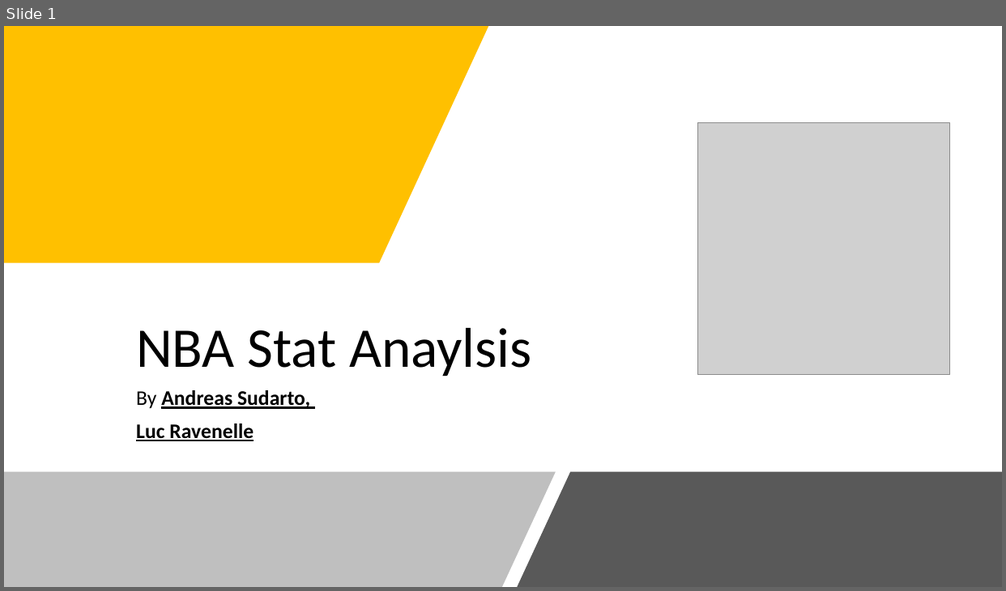
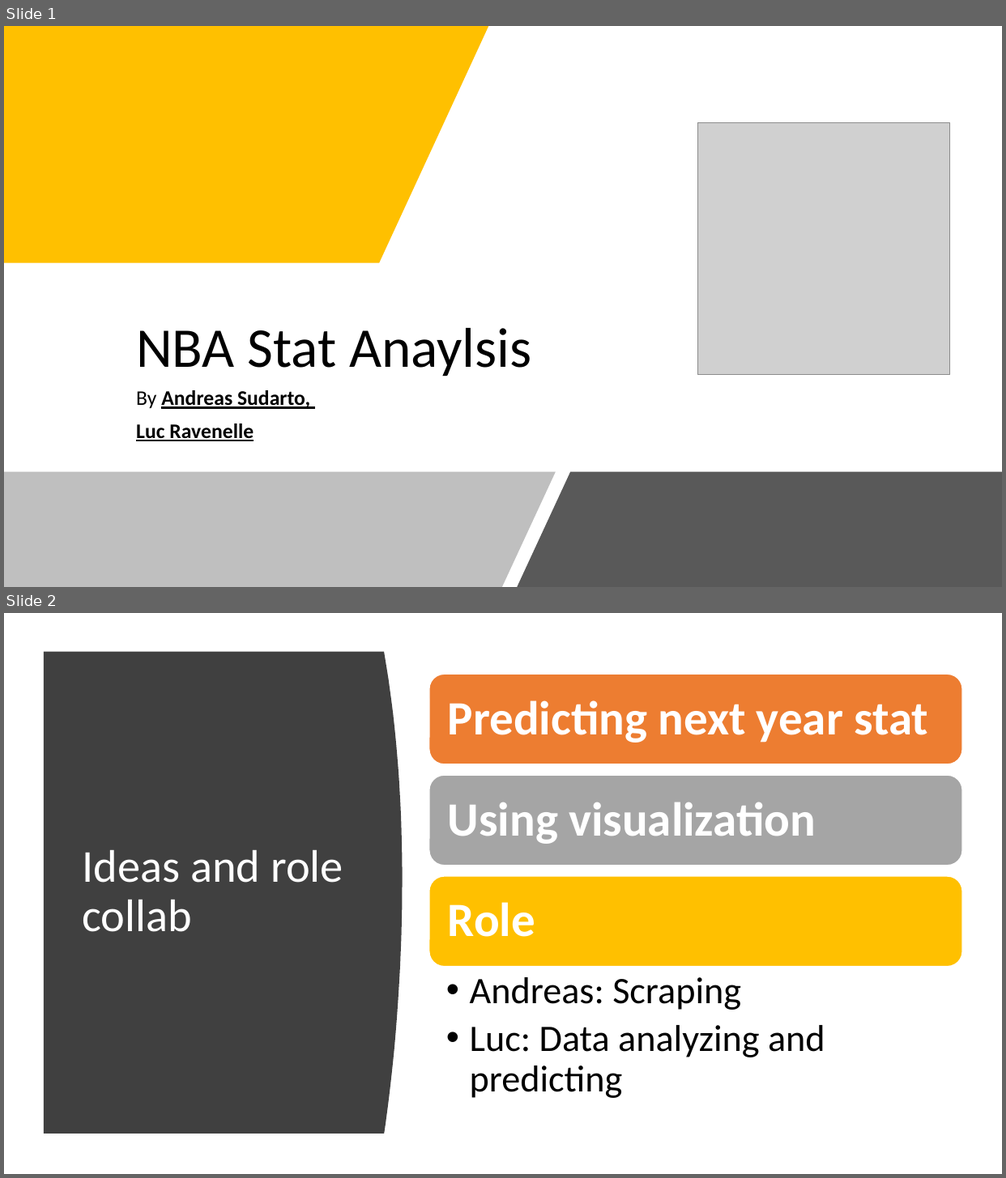
Before and after one commit to ab116893/it630_final_project, a slide deck: NBA Stat Anaylsis.pptx. Shown one above the other, each under a label of ours: slide 1 before the commit, slides 1 and 2 after it. The pictures are 1006x591 and 1006x1178 pixels, drawn with LibreOffice and Linux fonts; fonts in the diff are those of the drawing; grey boxes stand for pictures. Boxes give left, top, right and bottom in pixels: in the first picture for what was removed or moved away, otherwise in the second. Text is boxed around its words. In the diff, an @@ line names an element or a change of style, - is before the commit and + after.

```diff
--- a/NBA Stat Anaylsis.pptx
+++ b/NBA Stat Anaylsis.pptx
@@ slide 2 added at (4,613,1002,1174), background #FFFFFF @@
@@ freeform shape added at (44,652,403,1134), fill #404040 @@
@@ title added at (82,850,343,932), 44 pt, text #FFFFFF @@
+Ideas and role collab
@@ group added at (429,675,962,1098): 4 texts, 3 rounded rectangles @@
+Predicting next year stat
+Using visualization
+Role
+  • Andreas: Scraping
+  • Luc: Data analyzing and predicting
```
Also in this commit, not shown: 5 other slides added, 4 slides removed.
